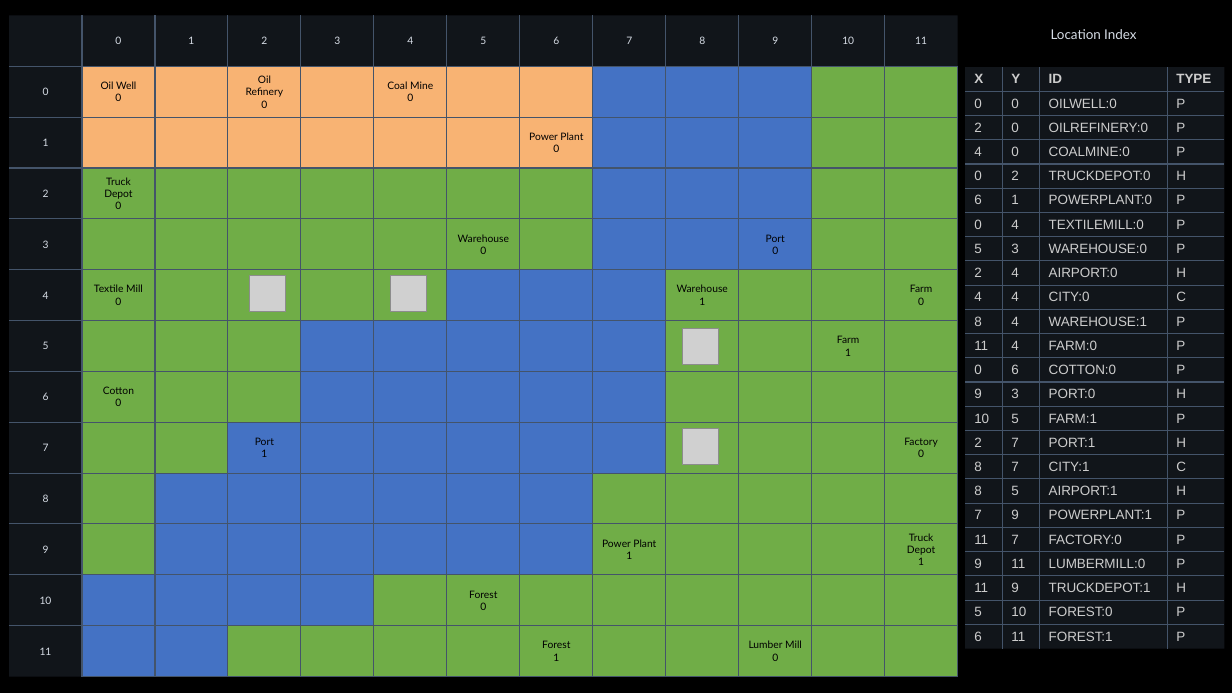
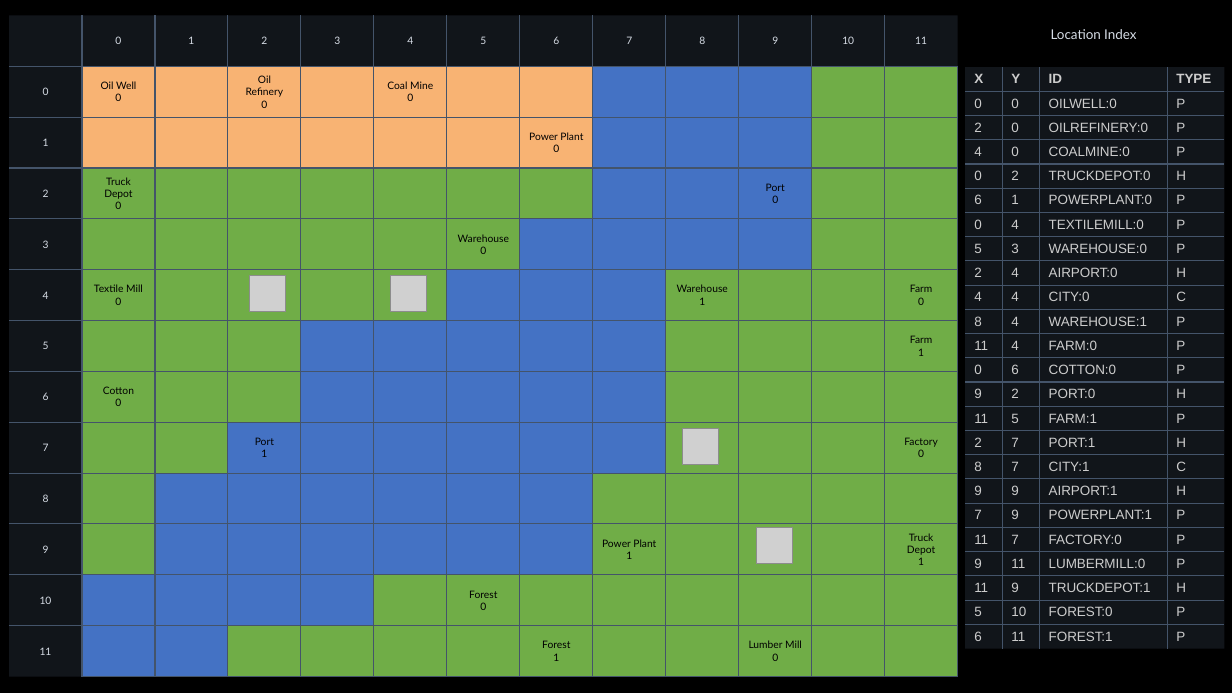
Before and after one commit to maana-io/maana-sim-logistics, a slide deck: slide 2 of v3/assets/wiki-assets/Map.pptx. Drawn at 1232x693 pixels with LibreOffice and Linux fonts; fonts in the diff are those of the drawing; grey boxes stand for pictures. Boxes give left, top, right and bottom in pixels: in the first picture for what was removed or moved away, otherwise in the second. Text is boxed around its words. In the diff, an @@ line names an element or a change of style, - is before the commit and + after.

```diff
--- a/v3/assets/wiki-assets/Map.pptx
+++ b/v3/assets/wiki-assets/Map.pptx
@@ table at [9, 16, 958, 677] @@
-row 4, column 11: 
+row 4, column 11: Port / 0
-row 5, column 11: Port / 0
+row 5, column 11: 
-row 7, column 12: Farm / 1
+row 7, column 12: 
-row 7, column 13: 
+row 7, column 13: Farm / 1
@@ fill #70AD47 to #4472C4 in row 5, column 8 @@
@@ table at [965, 67, 1224, 677] @@
-row 14, column 2: 3
+row 14, column 2: 2
-row 15, column 1: 10
+row 15, column 1: 11
-row 18, column 1: 8
+row 18, column 1: 9
-row 18, column 2: 5
+row 18, column 2: 9
@@ picture: place and size @@
-picture at [683, 328, 719, 364]
+picture at [757, 528, 793, 564]
```
Also in this commit, not shown: 5 other files.
